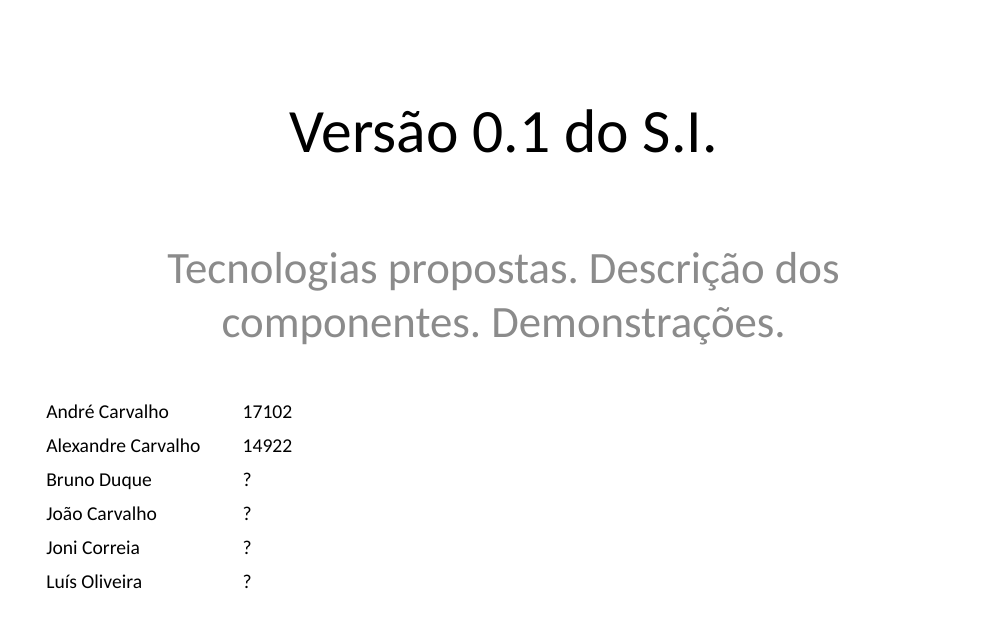
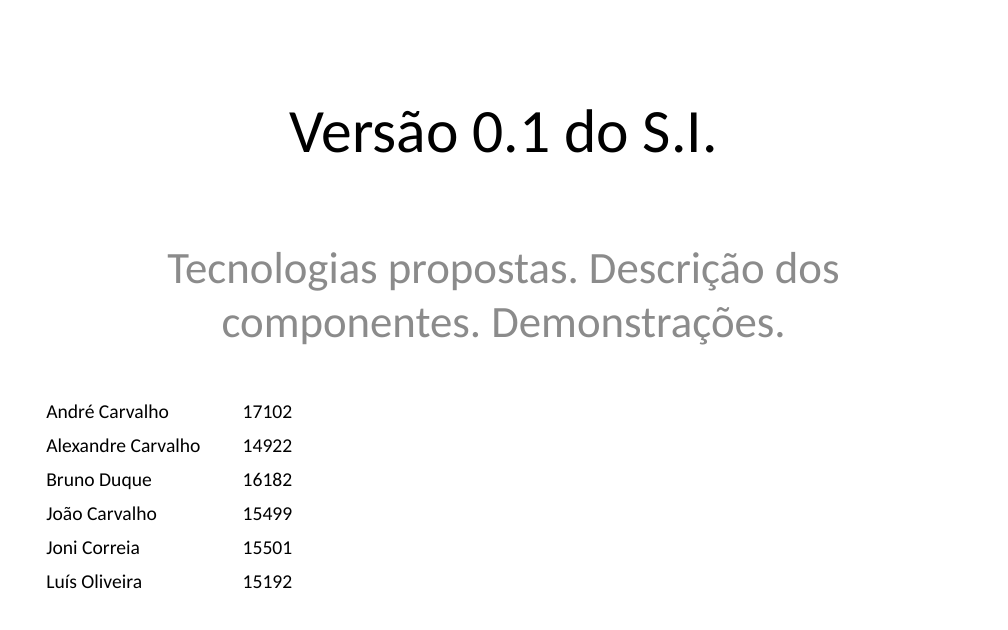
Before and after one commit to iptomar/letrinhas_si, a slide deck: slide 1 of Apresentacoes/v01.pptx. Drawn at 1008x630 pixels with LibreOffice and Linux fonts; fonts in the diff are those of the drawing. Boxes give left, top, right and bottom in pixels: in the first picture for what was removed or moved away, otherwise in the second. Text is boxed around its words. In the diff, an @@ line names an element or a change of style, - is before the commit and + after.

Commit message:
Alteraçao dos numeros

```diff
--- a/Apresentacoes/v01.pptx
+++ b/Apresentacoes/v01.pptx
@@ table at [27, 394, 316, 596] @@
-row 3, column 2: ?
+row 3, column 2: 16182
-row 4, column 2: ?
+row 4, column 2: 15499
-row 5, column 2: ?
+row 5, column 2: 15501
-row 6, column 2: ?
+row 6, column 2: 15192
```
